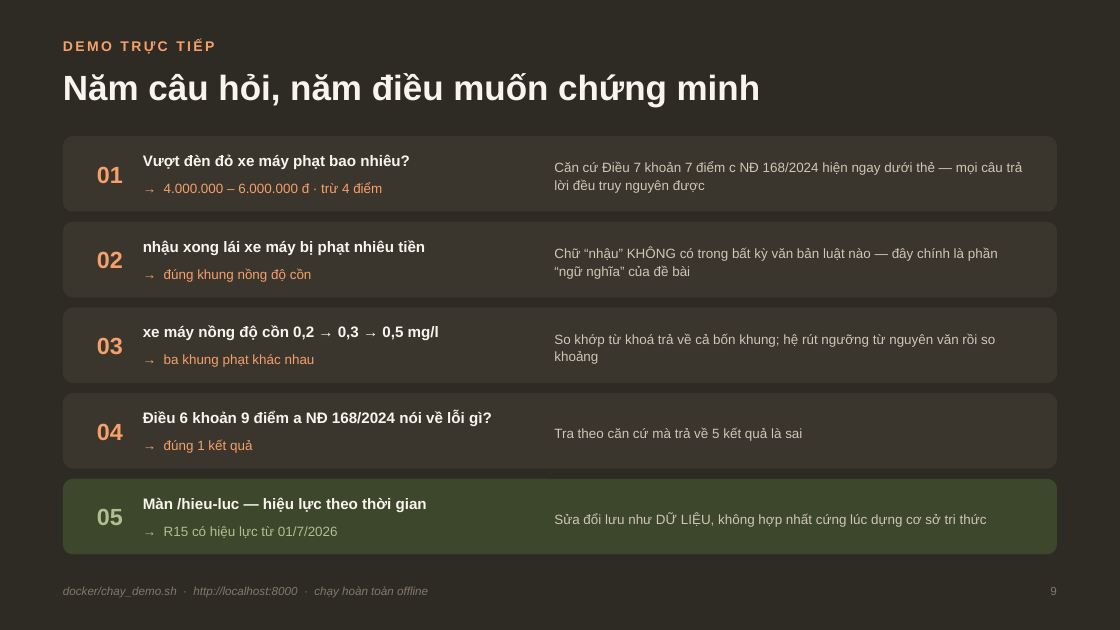
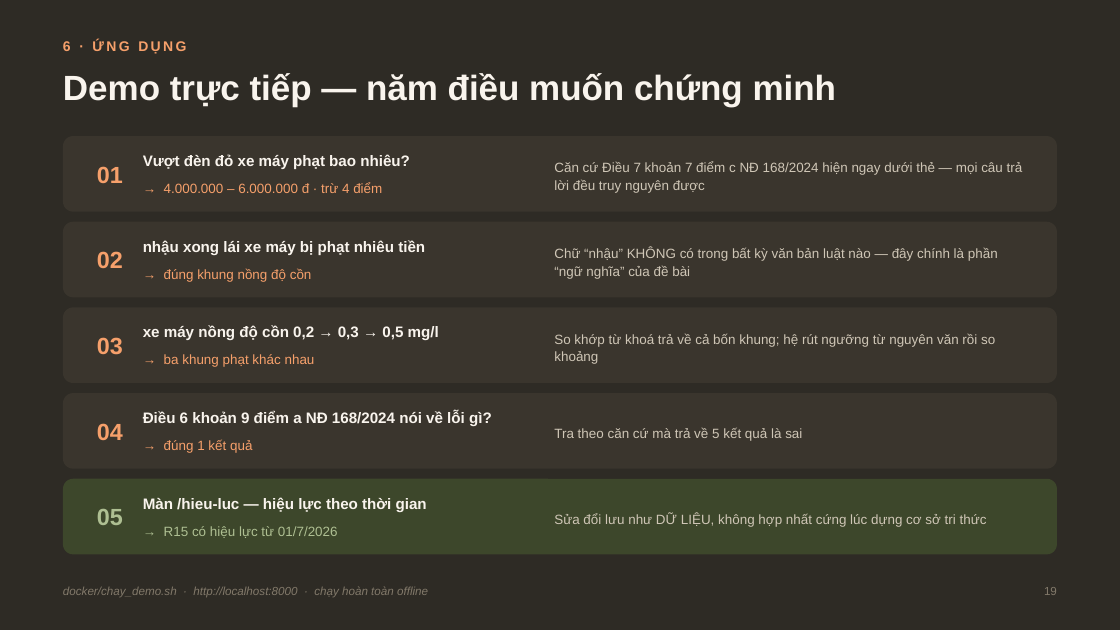
Before and after one commit to minhdang900/uit-traffic-law-lookup-system, a slide deck: slide 19 of docs/Slide_Nhom7_CS106.pptx (slide 9 before the commit). Drawn at 1120x630 pixels with LibreOffice and Linux fonts; fonts in the diff are those of the drawing. Boxes give left, top, right and bottom in pixels: in the first picture for what was removed or moved away, otherwise in the second. Text is boxed around its words. In the diff, an @@ line names an element or a change of style, - is before the commit and + after.

```diff
--- a/docs/Slide_Nhom7_CS106.pptx
+++ b/docs/Slide_Nhom7_CS106.pptx
@@ text at <box>63,40,186,54</box>: text changed @@
-DEMO TRỰC TIẾP
+6 · ỨNG DỤNG
@@ text at <box>63,73,836,107</box>: text changed @@
-Năm câu hỏi, năm điều muốn chứng minh
+Demo trực tiếp — năm điều muốn chứng minh
@@ text at <box>1044,587,1057,595</box>: text changed @@
-9
+19
```
Also in this commit, not shown: 9 other slides changed, 10 slides added, 17 other files.
